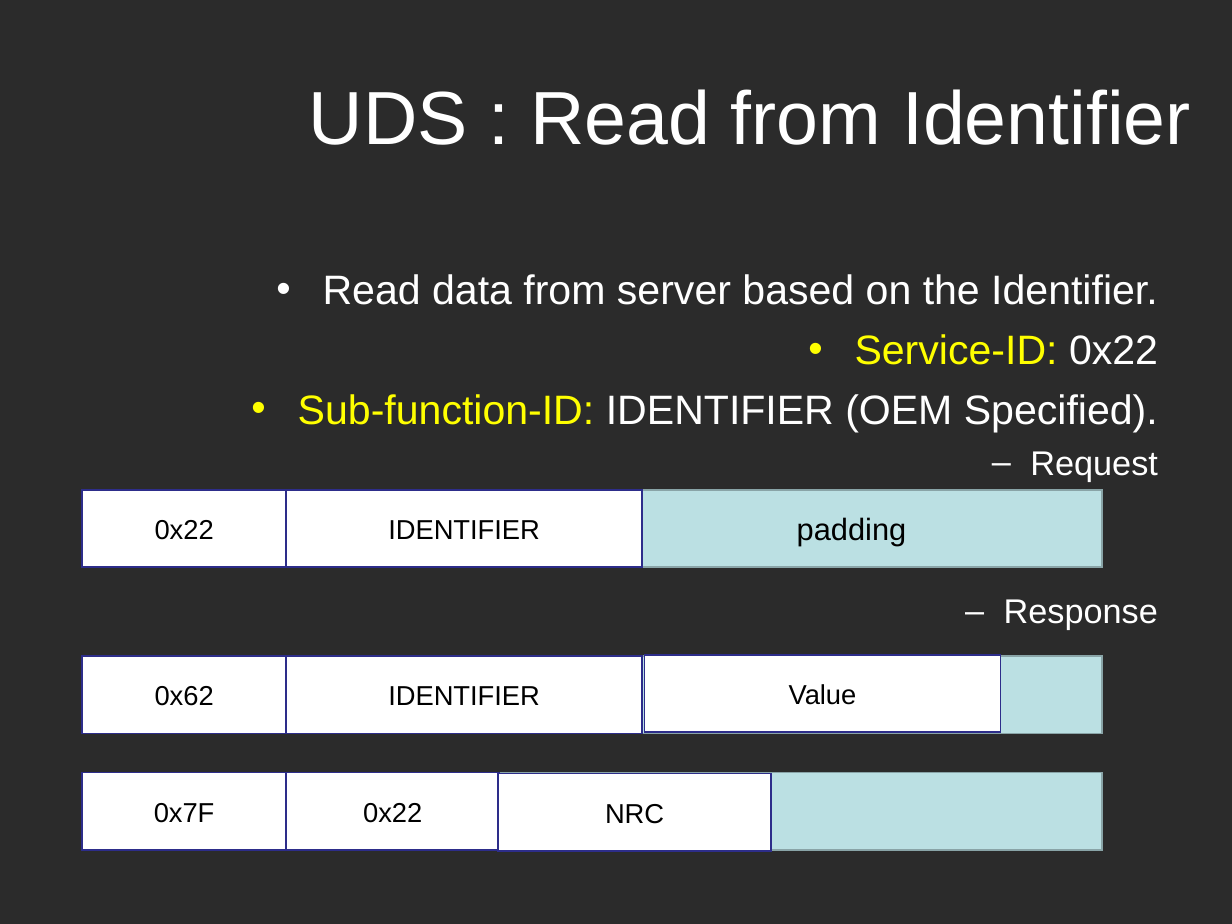
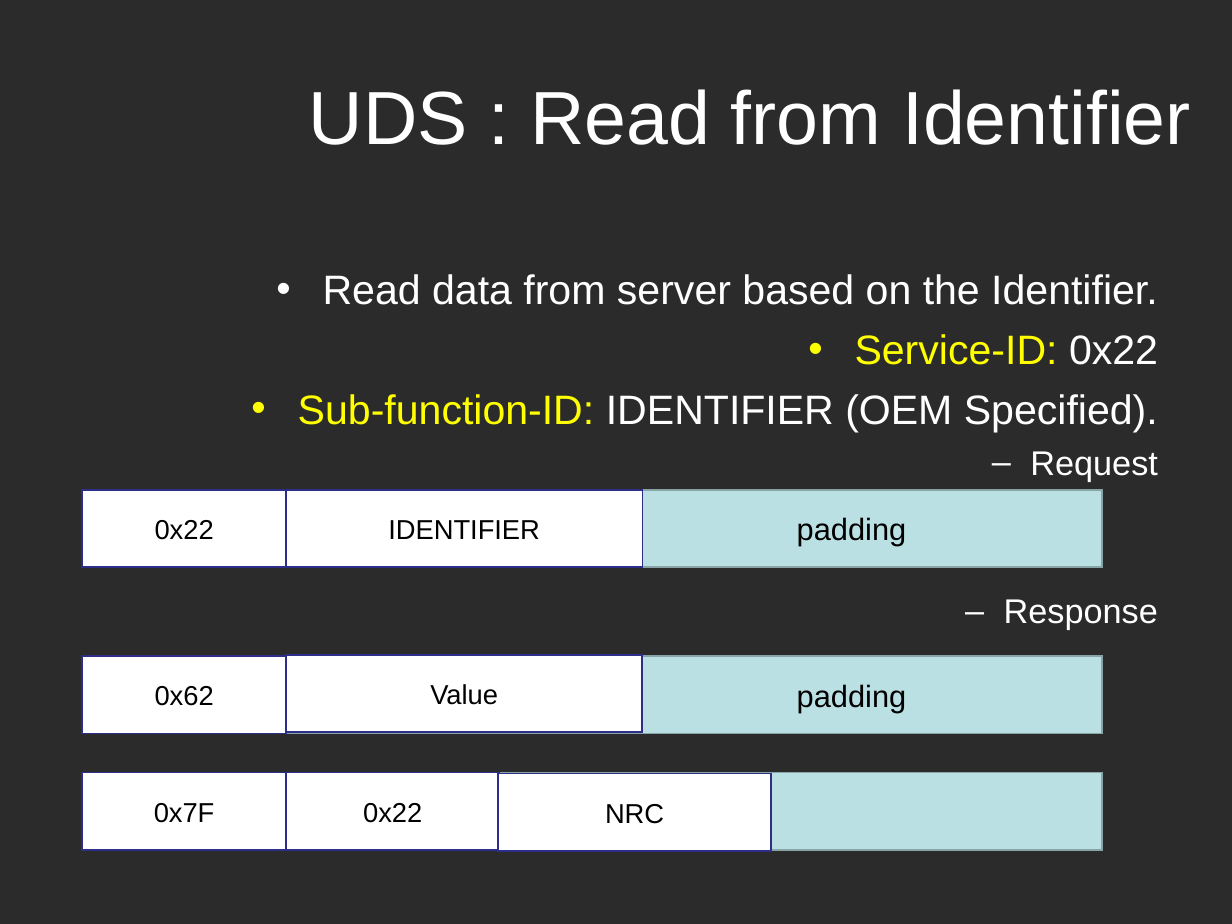
Before and after one commit to Marcelle-Samir/Firmware_Over_The_Air, a slide deck: slide 26 of project Documentation/Second week/Search-UDS.ppt. Drawn at 1232x924 pixels with LibreOffice and Linux fonts; fonts in the diff are those of the drawing; background and template pictures are left out; a plain dark background stands for a picture behind light text. Boxes give left, top, right and bottom in pixels: in the first picture for what was removed or moved away, otherwise in the second. Text is boxed around its words. In the diff, an @@ line names an element or a change of style, - is before the commit and + after.

```diff
--- a/project Documentation/Second week/Search-UDS.ppt
+++ b/project Documentation/Second week/Search-UDS.ppt
@@ rectangle removed at (644,654,1000,732) @@
-Value
@@ text in rectangle at (430,684,498,705): text changed @@
-IDENTIFIER
+Value
```
Also in this commit, not shown: 8 other slides changed.
